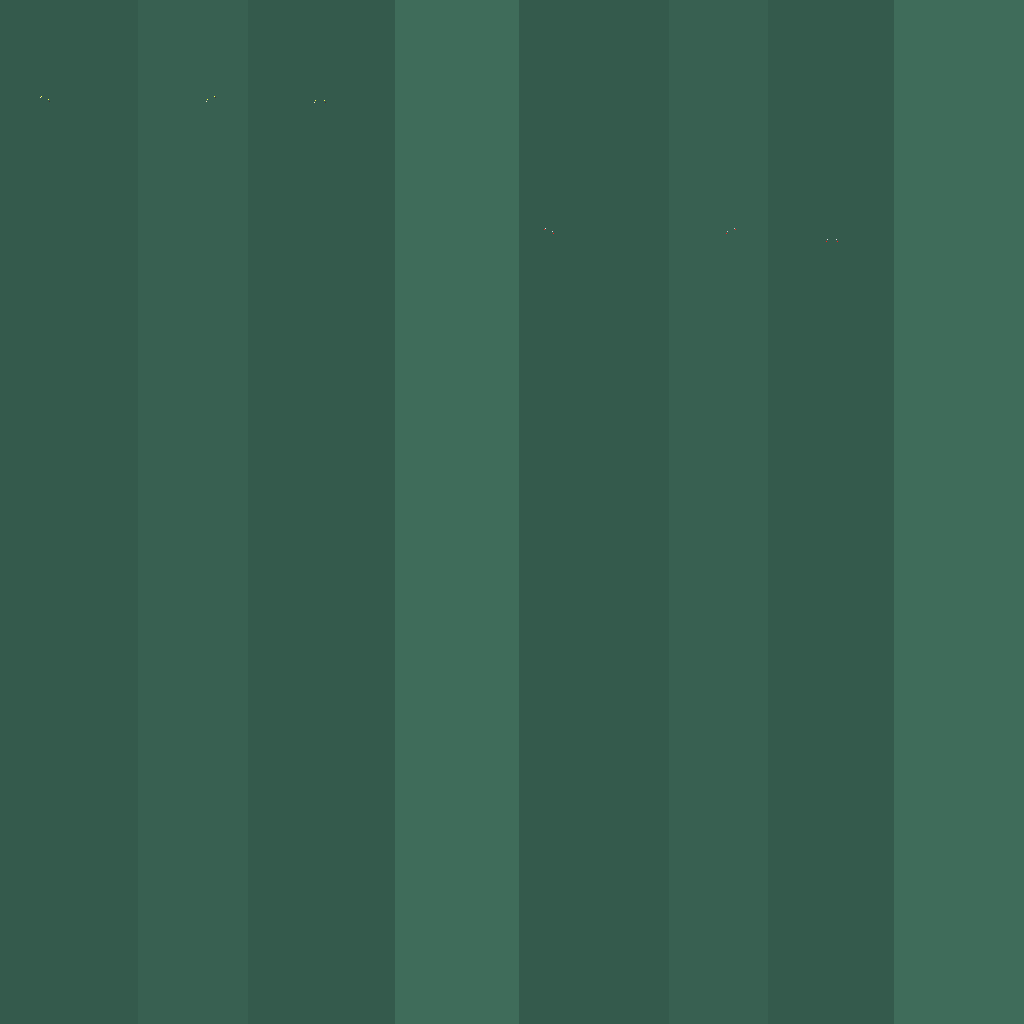
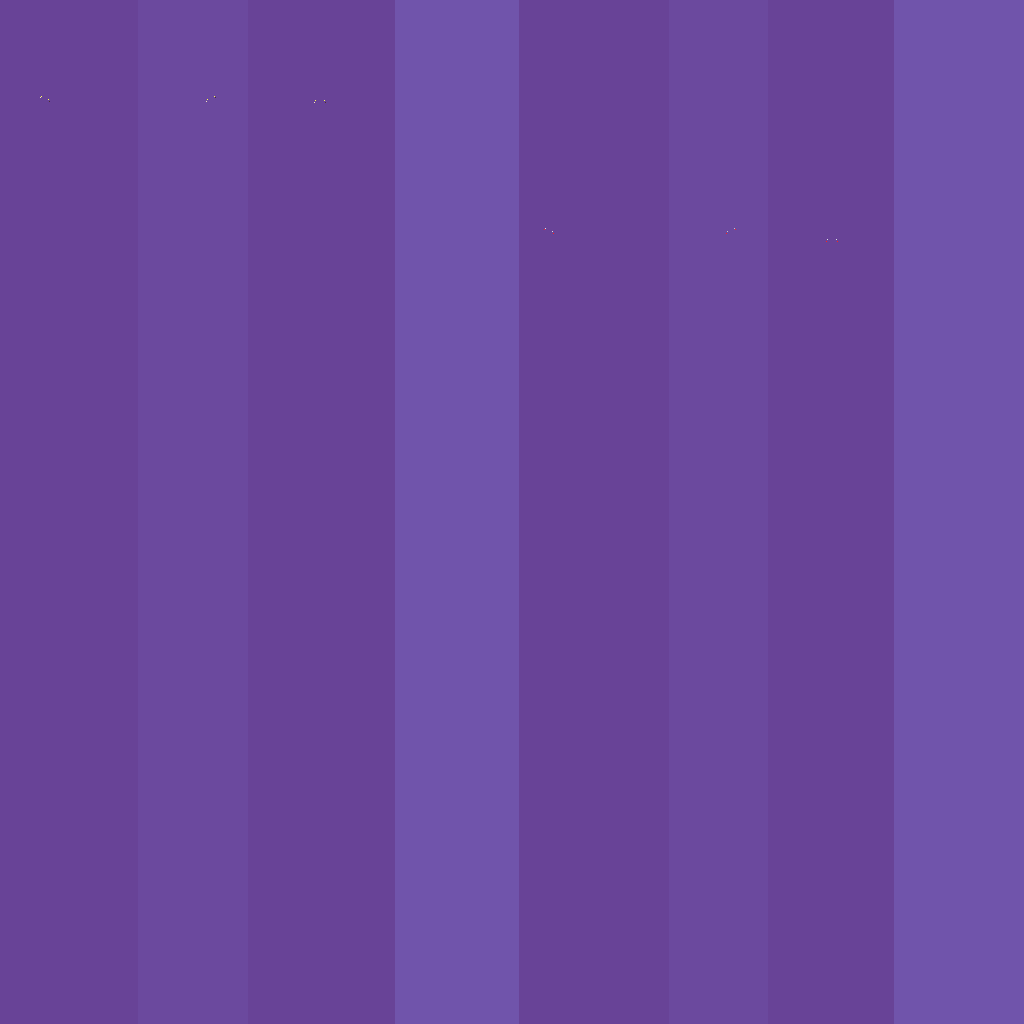
Two versions of the same layered image (1024x1024). Layer-by-layer changes:
showed group "新塗装" (8 layers) over [0, 0, 1024, 1024]
added layer "レイヤー 124" (50%) in group "青" over [0, 0, 1024, 1024]
hid group "旧塗装" (2 layers) over [0, 0, 1024, 1024]
